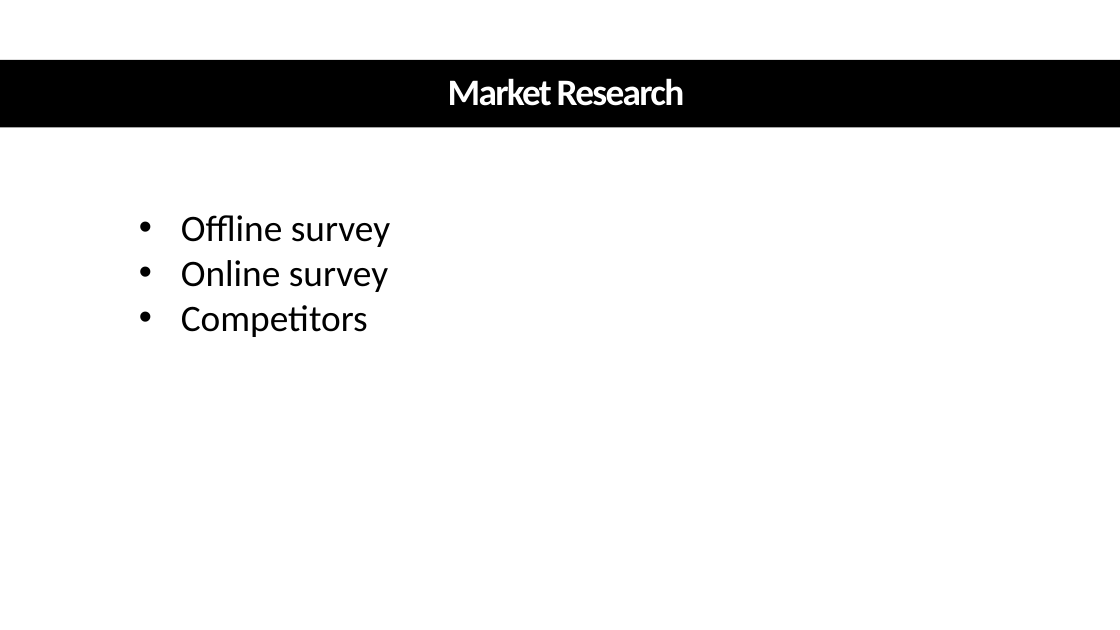
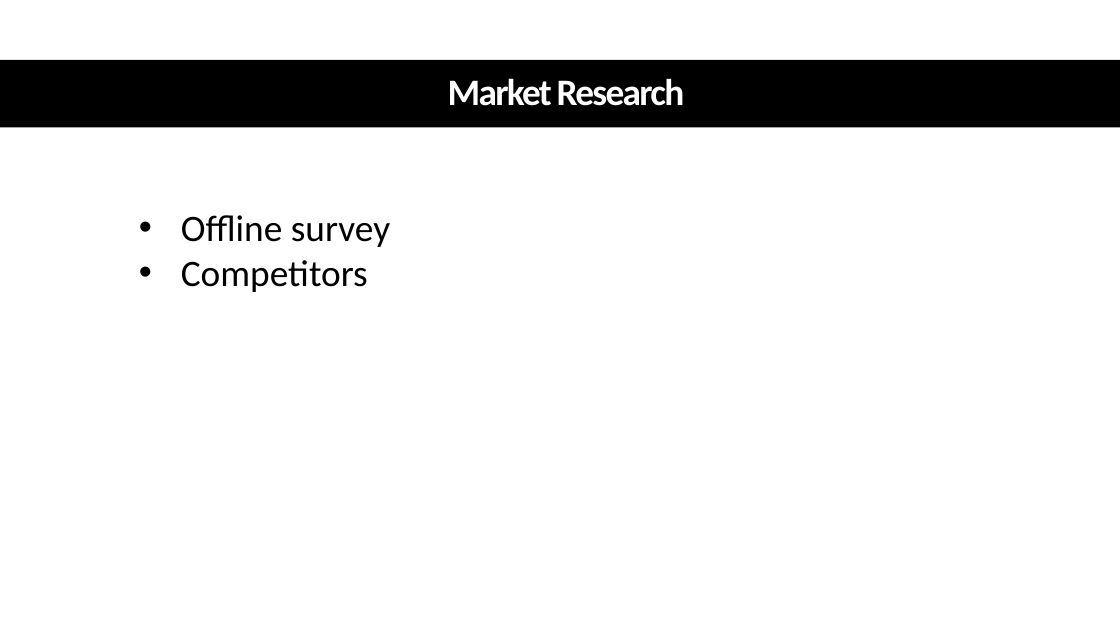
Before and after one commit to DiaaMagdi/Deputy, a slide deck: slide 6 of Business/Deputy.pptx (slide 7 before the commit). Drawn at 1120x630 pixels with LibreOffice and Linux fonts; fonts in the diff are those of the drawing. Boxes give left, top, right and bottom in pixels: in the first picture for what was removed or moved away, otherwise in the second. Text is boxed around its words. In the diff, an @@ line names an element or a change of style, - is before the commit and + after.

```diff
--- a/Business/Deputy.pptx
+++ b/Business/Deputy.pptx
@@ text at bbox=[181, 260, 388, 292]: paragraph removed @@
-• Online survey
```
Also in this commit, not shown: 3 other slides changed, 1 slide added, 5 slides removed.
